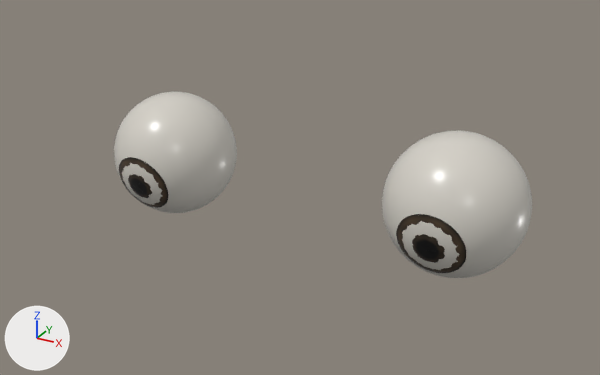
Two versions of the glTF model tools/art/characters/hero/hero-eyes-reference.glb, one commit apart.
The view is the same before and after, from a camera (50 mm lens) standing at (0.0458, -0.2373, 1.589) and looking at (-0.0206, -0.1166, 1.5286). The lights are fixed; the arrows at lower left show +X, +Y and +Z. The picture after the commit comes second. Where no turn or scale is listed for an object, it has been applied to the vertices. Vertices at exactly the same position are counted once.

In view in the first picture: 'Reference iris l', 'Reference iris r', 'Reference sclera l', 'Reference sclera r'.
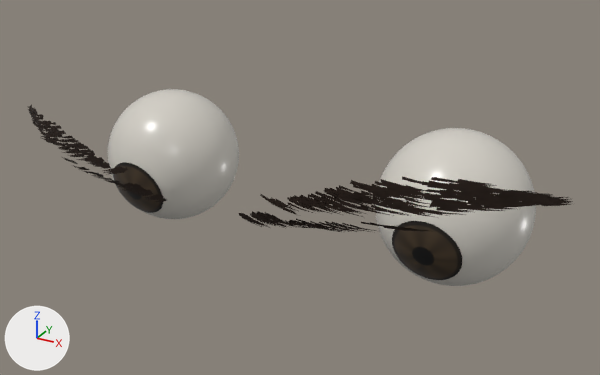
Edits to the bpy script that builds the scene:
```text
Add mat_hero_short_brown_brow_fibers:
    mat_hero_short_brown_brow_fibers = principled_material('Hero short brown brow fibers')
    mat_hero_short_brown_brow_fibers.base_color = (0.022, 0.009, 0.003)  # black #29180a
    mat_hero_short_brown_brow_fibers.roughness = 0.78
Change me_reference_iris_l:
    used by ob_reference_iris_l; location = (0.0, 0.0, 0.0)
    remove me_reference_iris_l.from_pydata(...)  # 385 vertices, 672 faces; spans x 0.00031..0.01248, y -0.12344..-0.11991, z 1.52029..1.53204
    add me_reference_iris_l.from_pydata(...)  # 2305 vertices, 4512 faces; spans x 0.00025..0.01242, y -0.12514..-0.12163, z 1.51982..1.53157
    me_reference_iris_l part 1: 385 vertices removed from x 0.00031..0.01248, y -0.12344..-0.11991, z 1.52029..1.53204; 2305 vertices added at x 0.00025..0.01242, y -0.12514..-0.12163, z 1.51982..1.53157
Change me_reference_iris_r:
    used by ob_reference_iris_r; location = (0.0, 0.0, 0.0)
    remove me_reference_iris_r.from_pydata(...)  # 385 vertices, 672 faces; spans x -0.06111..-0.04894, y -0.12063..-0.1171, z 1.51732..1.52906
    add me_reference_iris_r.from_pydata(...)  # 2305 vertices, 4512 faces; spans x -0.06117..-0.049, y -0.12233..-0.11882, z 1.51685..1.52859
    me_reference_iris_r part 2: 385 vertices removed from x -0.06111..-0.04894, y -0.12063..-0.1171, z 1.51732..1.52906; 2305 vertices added at x -0.06117..-0.049, y -0.12233..-0.11882, z 1.51685..1.52859
Change me_sphere_001:
    used by ob_reference_sclera_r; location = (-0.0547, -0.1081, 1.5261)
    remove me_sphere_001.from_pydata(...)  # 1106 vertices, 2208 faces; spans x -0.0126..0.0126, y -0.0126..0.0126, z -0.0126..0.0126
    add me_sphere_001.from_pydata(...)  # 1106 vertices, 2208 faces; spans x -0.0134..0.0134, y -0.0134..0.0134, z -0.0134..0.0134
    me_sphere_001 part 3: 1106 of 1106 vertices moved; they spanned x -0.0126..0.0126, y -0.0126..0.0126, z -0.0126..0.0126 and now span x -0.0134..0.0134, y -0.0134..0.0134, z -0.0134..0.0134; mean shift (0.0, 0.0, 0.0)
Add me_short_brow_fibers_r:
    me_short_brow_fibers_r.from_pydata(...)  # 2880 vertices, 1920 faces; spans x -0.0789..-0.0328, y -0.1411..-0.122, z 1.5312..1.5422
    me_short_brow_fibers_r.materials.append(mat_hero_short_brown_brow_fibers)  # black #29180a
Add me_short_brow_fibers_l:
    me_short_brow_fibers_l.from_pydata(...)  # 2880 vertices, 1920 faces; spans x -0.0184..0.0286, y -0.1424..-0.1268, z 1.5321..1.5456
    me_short_brow_fibers_l.materials.append(mat_hero_short_brown_brow_fibers)  # black #29180a
Change ob_reference_sclera_l:
    ob_reference_sclera_l.location: (0.0067, -0.1109, 1.5291) -> (0.0067, -0.1116, 1.5289)
Change ob_reference_sclera_r:
    ob_reference_sclera_r.location: (-0.0547, -0.1081, 1.5261) -> (-0.0547, -0.1088, 1.5259)
Add ob_short_brow_fibers_r:
    ob_short_brow_fibers_r = bpy.data.objects.new('Short brow fibers r', me_short_brow_fibers_r)
    ob_short_brow_fibers_r.location = (0.0, 0.0, 0.0)
Add ob_short_brow_fibers_l:
    ob_short_brow_fibers_l = bpy.data.objects.new('Short brow fibers l', me_short_brow_fibers_l)
    ob_short_brow_fibers_l.location = (0.0, 0.0, 0.0)
```

What differs and where, as boxes [x1, y1, x2, y2] in the pictures (600 x 375 px; the box of a moved part takes in the faces that stretch with it):
'Reference sclera l', moved: before [382, 131, 532, 278]; after [376, 128, 536, 286]
'Reference sclera r', reshaped, moved (6% wider, 7% taller): before [114, 92, 237, 213]; after [108, 89, 239, 219]
'Short brow fibers l', added: after [239, 177, 573, 233]
'Reference iris l', reshaped: before [396, 214, 466, 273]; after [392, 221, 462, 280]
'Reference iris r', reshaped: before [119, 157, 168, 208]; after [113, 162, 163, 213]
'Short brow fibers r', added: after [28, 104, 166, 202]
part 3 of me_sphere_001, moved or reshaped: before [149, 92, 197, 106]; after [161, 90, 186, 95]
